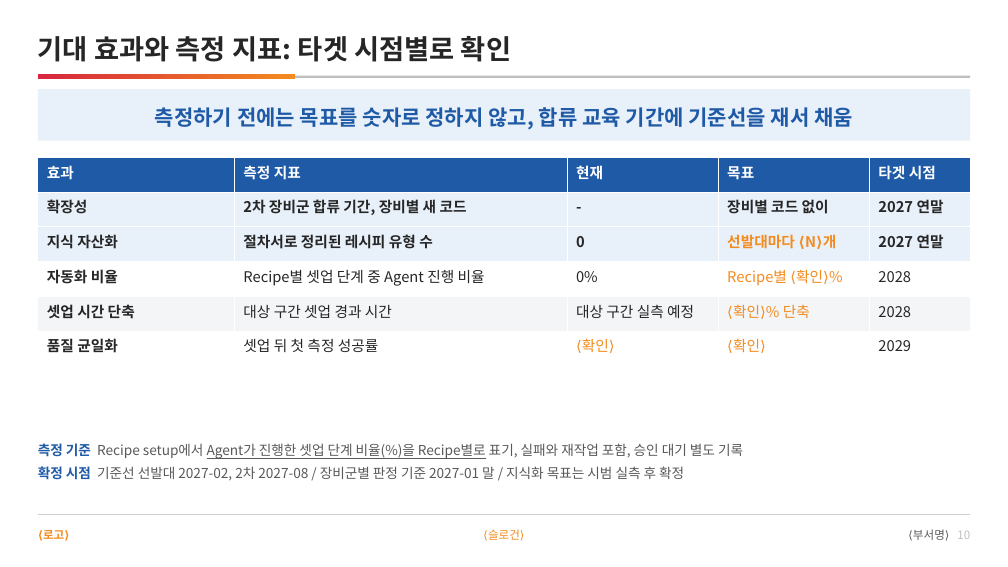
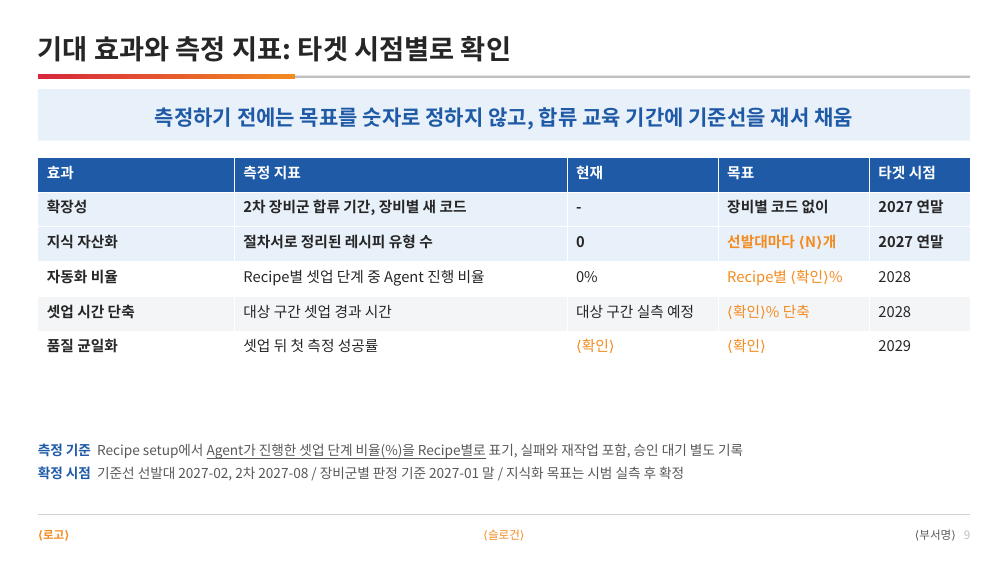
Before and after one commit to DarrenKoi/pm_notes, a slide deck: slide 9 of my-task/arc-tf/deliverables/arc-tf-proposal.pptx (slide 10 before the commit). Drawn at 1008x567 pixels with LibreOffice and Linux fonts; fonts in the diff are those of the drawing. Boxes give left, top, right and bottom in pixels: in the first picture for what was removed or moved away, otherwise in the second. Text is boxed around its words. In the diff, an @@ line names an element or a change of style, - is before the commit and + after.

```diff
--- a/my-task/arc-tf/deliverables/arc-tf-proposal.pptx
+++ b/my-task/arc-tf/deliverables/arc-tf-proposal.pptx
@@ text at <box>919,529,970,540</box>: text changed @@
-⟨부서명⟩ 10
+⟨부서명⟩ 9
```
Also in this commit, not shown: 6 other slides changed, 1 slide removed, 10 other files.
